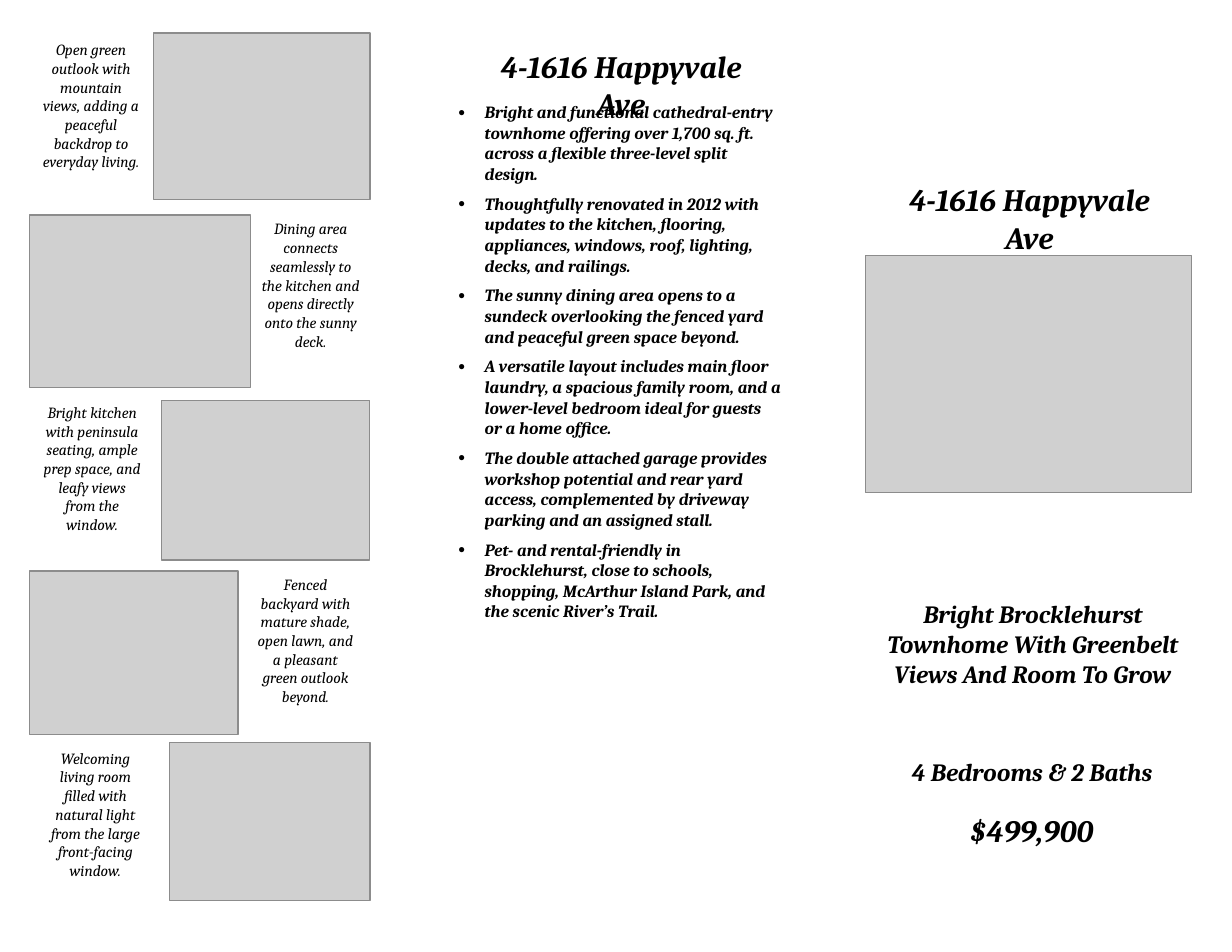
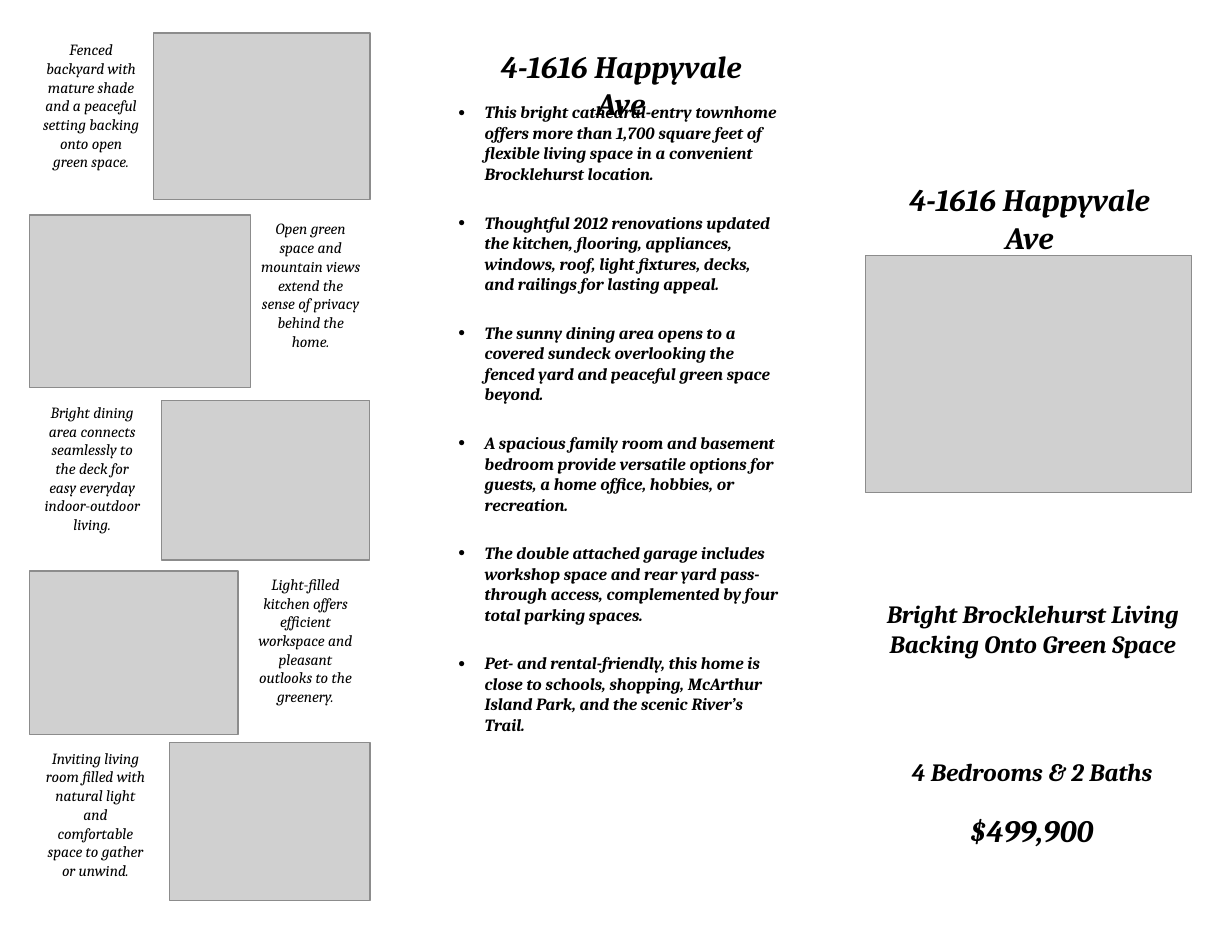
Before and after one commit to Shup04/Brochure-Agent, a slide deck: slide 1 of test_output.pptx. Drawn at 1232x952 pixels with LibreOffice and Linux fonts; fonts in the diff are those of the drawing; grey boxes stand for pictures; background and template pictures are left out. Boxes give left, top, right and bottom in pixels: in the first picture for what was removed or moved away, otherwise in the second. Text is boxed around its words. In the diff, an @@ line names an element or a change of style, - is before the commit and + after.

Commit message:
summaro block spacing works well now

```diff
--- a/test_output.pptx
+++ b/test_output.pptx
@@ text at box(43, 44, 139, 171): text changed @@
-Open green outlook with mountain views, adding a peaceful backdrop to everyday living.
+Fenced backyard with mature shade and a peaceful setting backing onto open green space.
@@ text at box(485, 127, 778, 731): text changed @@
-● Bright and functional cathedral-entry townhome offering over 1,700 sq. ft. across a flexible three-level split design.
-● Thoughtfully renovated in 2012 with updates to the kitchen, flooring, appliances, windows, roof, lighting, decks, and railings.
-● The sunny dining area opens to a sundeck overlooking the fenced yard and peaceful green space beyond.
-● A versatile layout includes main floor laundry, a spacious family room, and a lower-level bedroom ideal for guests or a home office.
-● The double attached garage provides workshop potential and rear yard access, complemented by driveway parking and an assigned stall.
-● Pet- and rental-friendly in Brocklehurst, close to schools, shopping, McArthur Island Park, and the scenic River’s Trail.
+● This bright cathedral-entry townhome offers more than 1,700 square feet of flexible living space in a convenient Brocklehurst location.
+● Thoughtful 2012 renovations updated the kitchen, flooring, appliances, windows, roof, light fixtures, decks, and railings for lasting appeal.
+● The sunny dining area opens to a covered sundeck overlooking the fenced yard and peaceful green space beyond.
+● A spacious family room and basement bedroom provide versatile options for guests, a home office, hobbies, or recreation.
+● The double attached garage includes workshop space and rear yard pass-through access, complemented by four total parking spaces.
+● Pet- and rental-friendly, this home is close to schools, shopping, McArthur Island Park, and the scenic River’s Trail.
@@ text at box(261, 223, 360, 347): text changed @@
-Dining area connects seamlessly to the kitchen and opens directly onto the sunny deck.
+Open green space and mountain views extend the sense of privacy behind the home.
@@ text at box(45, 407, 140, 534): text changed @@
-Bright kitchen with peninsula seating, ample prep space, and leafy views from the window.
+Bright dining area connects seamlessly to the deck for easy everyday indoor-outdoor living.
@@ text at box(259, 579, 352, 706): text changed @@
-Fenced backyard with mature shade, open lawn, and a pleasant green outlook beyond.
+Light-filled kitchen offers efficient workspace and pleasant outlooks to the greenery.
@@ text at box(887, 605, 1178, 659): text changed @@
-Bright Brocklehurst Townhome With Greenbelt Views And Room To Grow
+Bright Brocklehurst Living Backing Onto Green Space
@@ text at box(46, 753, 145, 876): text changed @@
-Welcoming living room filled with natural light from the large front-facing window.
+Inviting living room filled with natural light and comfortable space to gather or unwind.
```
Also in this commit, not shown: 1 other slide changed, 4 other files.
